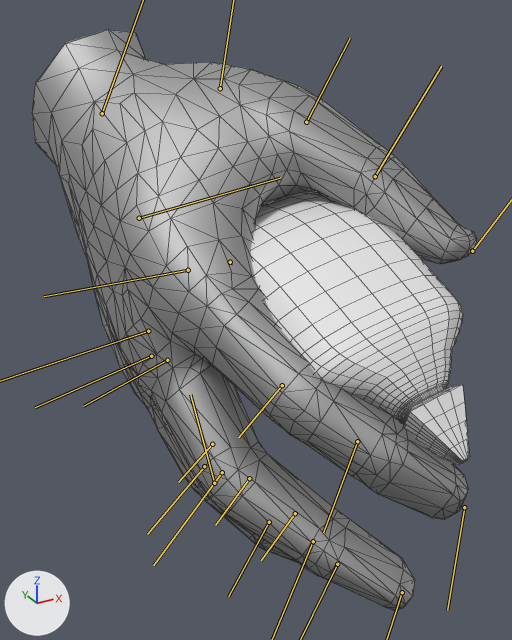
An edit to the Blender file GefuehlteRealitaet_VR/Assets/Models/Blender/rHandWithPenPlaced.blend, drawn before and after from the same camera.
One viewpoint serves both versions: a camera (50 mm lens) standing at (-0.1062, -0.096, 0.0675) and looking at (-0.0067, 0.0849, -0.0229). Arrows for +X, +Y and +Z are at lower left; the lights stay in place. The bones that bend it are drawn over the model as lines. Mesh edges are drawn as thin lines.

Names of what the first picture shows: 'Cube', 'hands:Rhand'.
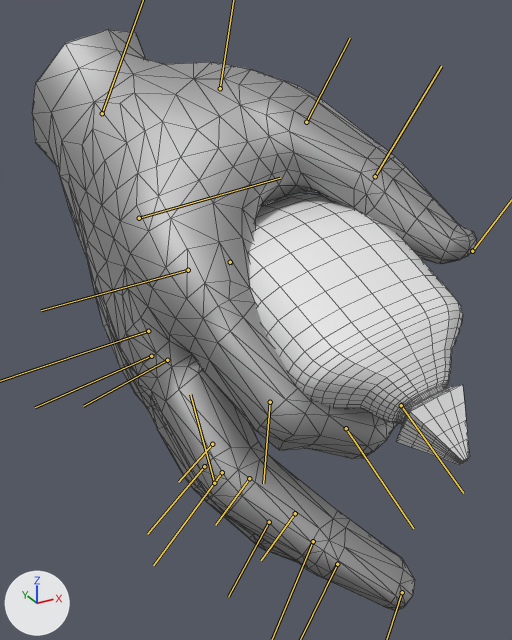
The newer file adds an action. The first version stands in its rest pose; the second is drawn at frame 10 of the action 'ArmatureAction'.

The change, as a list of edits to the scene's bpy script:
```text
Change bone_hands_b_r_index1:
    where bone_hands_b_r_index1 = bpy.data.objects['Armature'].pose.bones['hands:b_r_index1']  # child of 'hands:b_r_hand'
    bone_hands_b_r_index1.rotation_quaternion: (1.0, 0.0, 0.0, 0.0) -> (0.994, -0.055, -0.091, 0.006)  # degrees (0, 0, 0) -> degrees (-6, -10, 1)
Change bone_hands_b_r_index2:
    where bone_hands_b_r_index2 = bpy.data.objects['Armature'].pose.bones['hands:b_r_index2']  # child of 'hands:b_r_index1'
    bone_hands_b_r_index2.rotation_quaternion: (1.0, 0.0, 0.0, 0.0) -> (0.97, 0.026, -0.017, 0.241)  # degrees (0, 0, 0) -> degrees (2, -3, 28)
Change bone_hands_b_r_index3:
    where bone_hands_b_r_index3 = bpy.data.objects['Armature'].pose.bones['hands:b_r_index3']  # child of 'hands:b_r_index2'
    bone_hands_b_r_index3.rotation_quaternion: (1.0, 0.0, 0.0, 0.0) -> (0.956, 0.045, -0.081, 0.28)  # degrees (0, 0, 0) -> degrees (2, -10, 32)
```

Location of each change, (x1, y1, x2, y2) in pixels of the pictures (512 x 640 px):
'hands:Rhand', posed: (32, 29, 477, 611) in both
bone 'hands:b_r_index1', root to tip: before (188, 270) to (44, 296); after (188, 270) to (41, 310)
bone 'hands:b_r_index2', root to tip: before (282, 385) to (238, 437); after (270, 402) to (263, 483)
bone 'hands:b_r_index3', root to tip: before (357, 441) to (323, 532); after (346, 428) to (413, 528)
